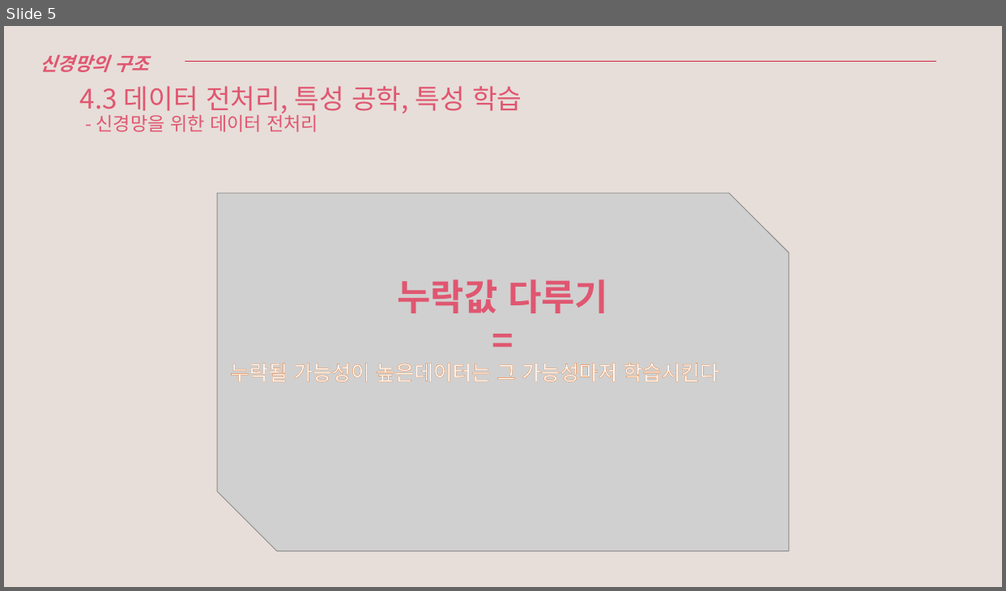
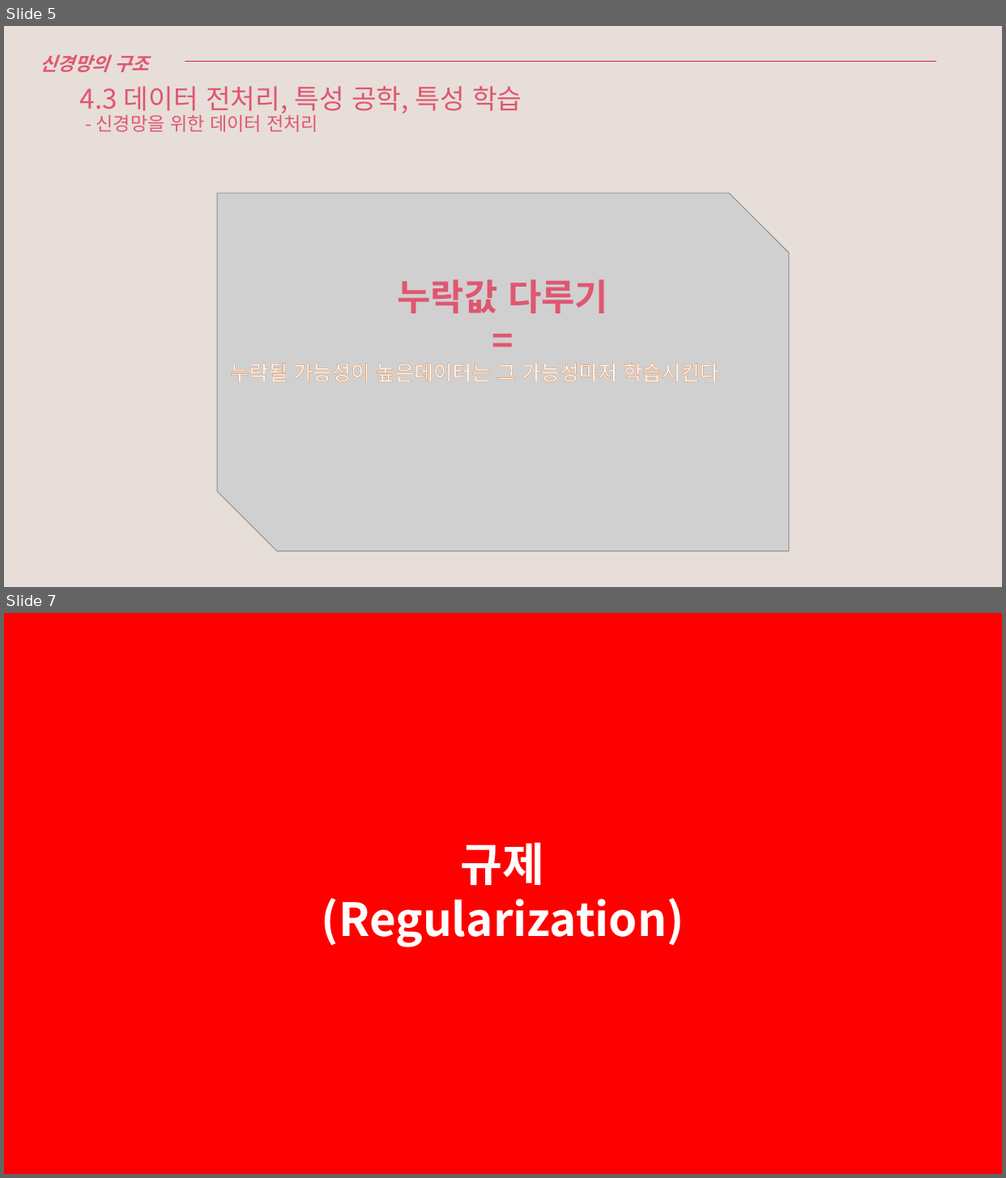
Before and after one commit to Leetaihaku/20W_DeepStudy, a slide deck: Deep_3,4.pptx. Shown one above the other, each under a label of ours: slide 5 before the commit, slides 5 and 7 after it; the slides between them are not shown. The pictures are 1006x591 and 1006x1178 pixels, drawn with LibreOffice and Linux fonts; fonts in the diff are those of the drawing; grey boxes stand for pictures. Boxes give left, top, right and bottom in pixels: in the first picture for what was removed or moved away, otherwise in the second. Text is boxed around its words. In the diff, an @@ line names an element or a change of style, - is before the commit and + after.

```diff
--- a/Deep_3,4.pptx
+++ b/Deep_3,4.pptx
@@ slide 7 added at <box>4,613,1002,1174</box>, background #E7DED9 @@
@@ rectangle added at <box>4,624,185,662</box>, fill #E7DED9 @@
@@ rectangle added at <box>4,613,1002,1174</box>, fill #FF0000, 44 pt, text #FFFFFF, bold @@
+규제
+(Regularization)
```
Also in this commit, not shown: 1 slide changed, 7 other slides added.
